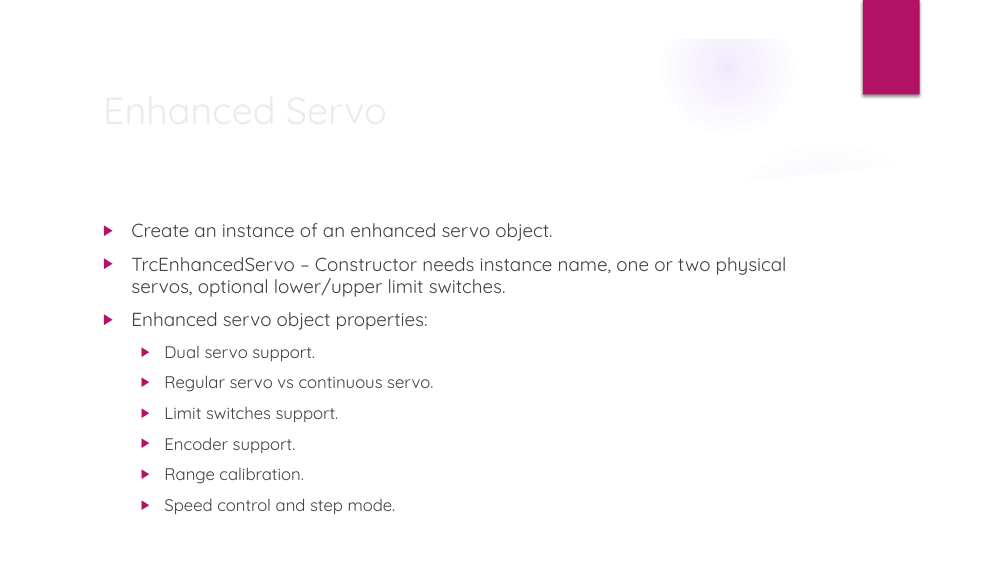
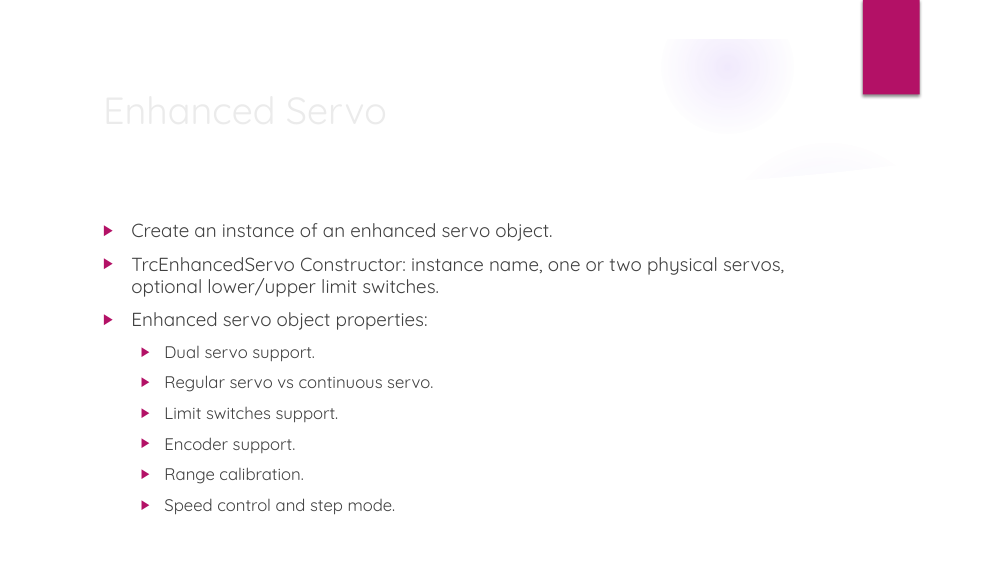
Before and after one commit to trc492/FrcProgrammingClass, a slide deck: slide 6 of Lesson4/AdvancedRoboticsLesson4.pptx. Drawn at 1008x567 pixels with LibreOffice and Linux fonts; fonts in the diff are those of the drawing; background and template pictures are left out. Boxes give left, top, right and bottom in pixels: in the first picture for what was removed or moved away, otherwise in the second. Text is boxed around its words. In the diff, an @@ line names an element or a change of style, - is before the commit and + after.

```diff
--- a/Lesson4/AdvancedRoboticsLesson4.pptx
+++ b/Lesson4/AdvancedRoboticsLesson4.pptx
@@ text at [131,257,784,297]: text changed @@
-▶ TrcEnhancedServo – Constructor needs instance name, one or two physical servos, optional lower/upper limit switches.
+▶ TrcEnhancedServo Constructor: instance name, one or two physical servos, optional lower/upper limit switches.
```
Also in this commit, not shown: 2 other slides changed, 3 other files.
